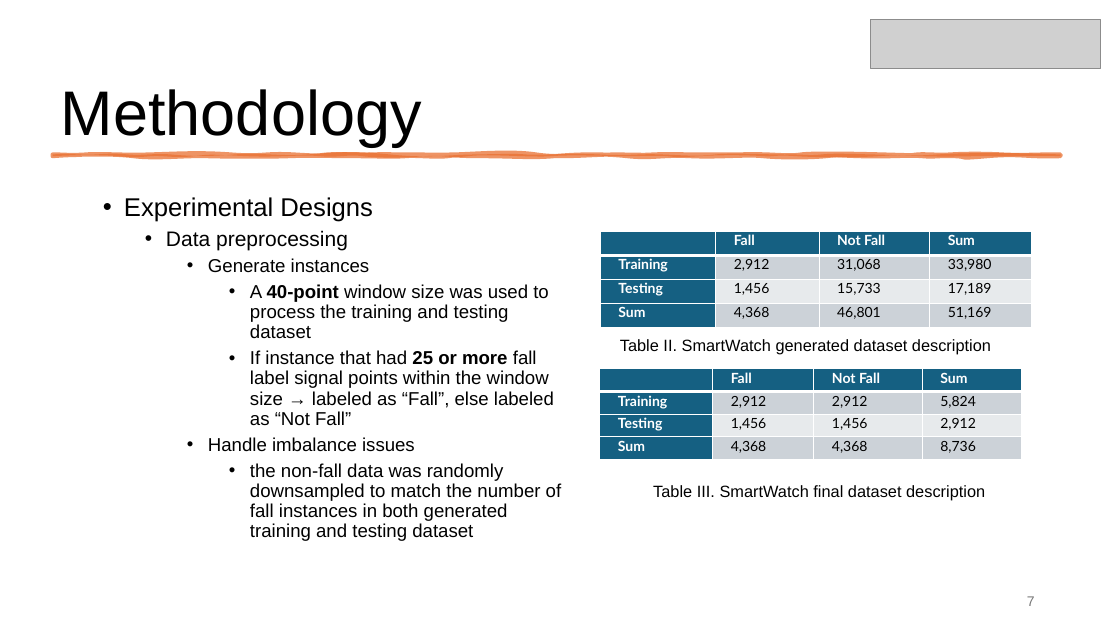
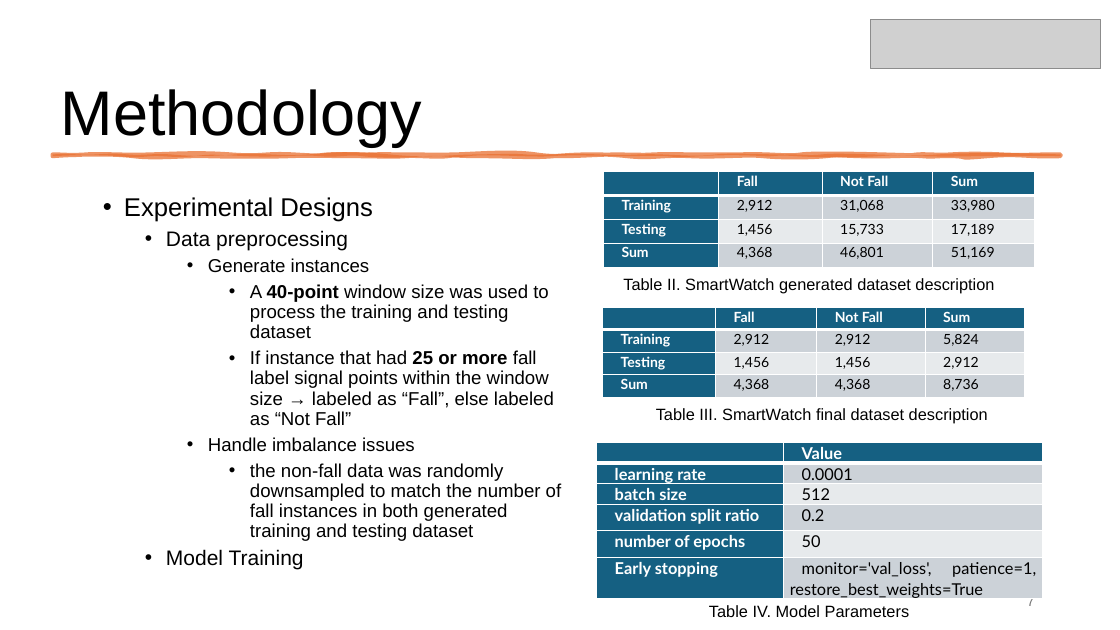
Before and after one commit to ttran15/fall_detection, a slide deck: slide 7 of Project_Slides_draft.pptx. Drawn at 1120x630 pixels with LibreOffice and Linux fonts; fonts in the diff are those of the drawing; grey boxes stand for pictures. Boxes give left, top, right and bottom in pixels: in the first picture for what was removed or moved away, otherwise in the second. Text is boxed around its words. In the diff, an @@ line names an element or a change of style, - is before the commit and + after.

```diff
--- a/Project_Slides_draft.pptx
+++ b/Project_Slides_draft.pptx
@@ table: place and size @@
-table at [601,231,1032,327]
+table at [603,171,1034,267]
@@ text "Table II. SmartWatch generated dataset ...": place and size @@
-text "Table II. SmartWatch generated dataset ..." at [620,339,991,354]
+text "Table II. SmartWatch generated dataset ..." at [623,278,994,293]
@@ table: place and size @@
-table at [600,369,1021,459]
+table at [602,308,1023,397]
@@ text "Table III. SmartWatch final dataset ...": place and size @@
-text "Table III. SmartWatch final dataset ..." at [653,485,985,501]
+text "Table III. SmartWatch final dataset ..." at [656,408,988,424]
@@ table added at [597,443,1043,603], 6 rows, 2 columns @@
+ | Value
+learning rate | 0.0001
+batch size | 512
+validation split ratio | 0.2
+number of epochs | 50
+Early stopping | monitor='val_loss', patience=1, restore_best_weights=True
@@ text at [166,549,304,570]: paragraph added @@
+    • Model Training
@@ text added at [709,605,910,617], 14 pt, text #000000 @@
+Table IV. Model Parameters
```
Also in this commit, not shown: 4 other slides changed, 2 other files.
